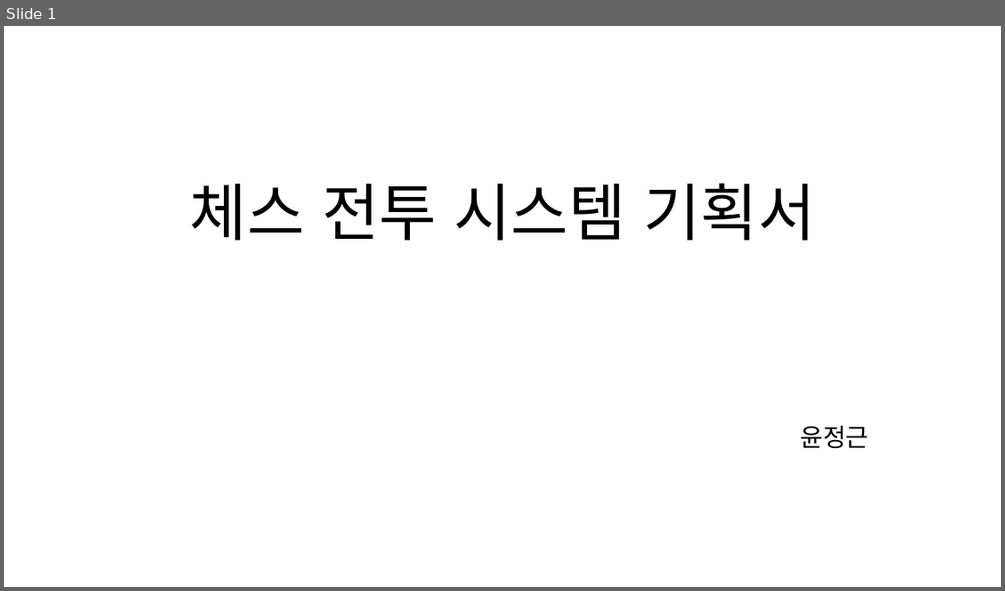
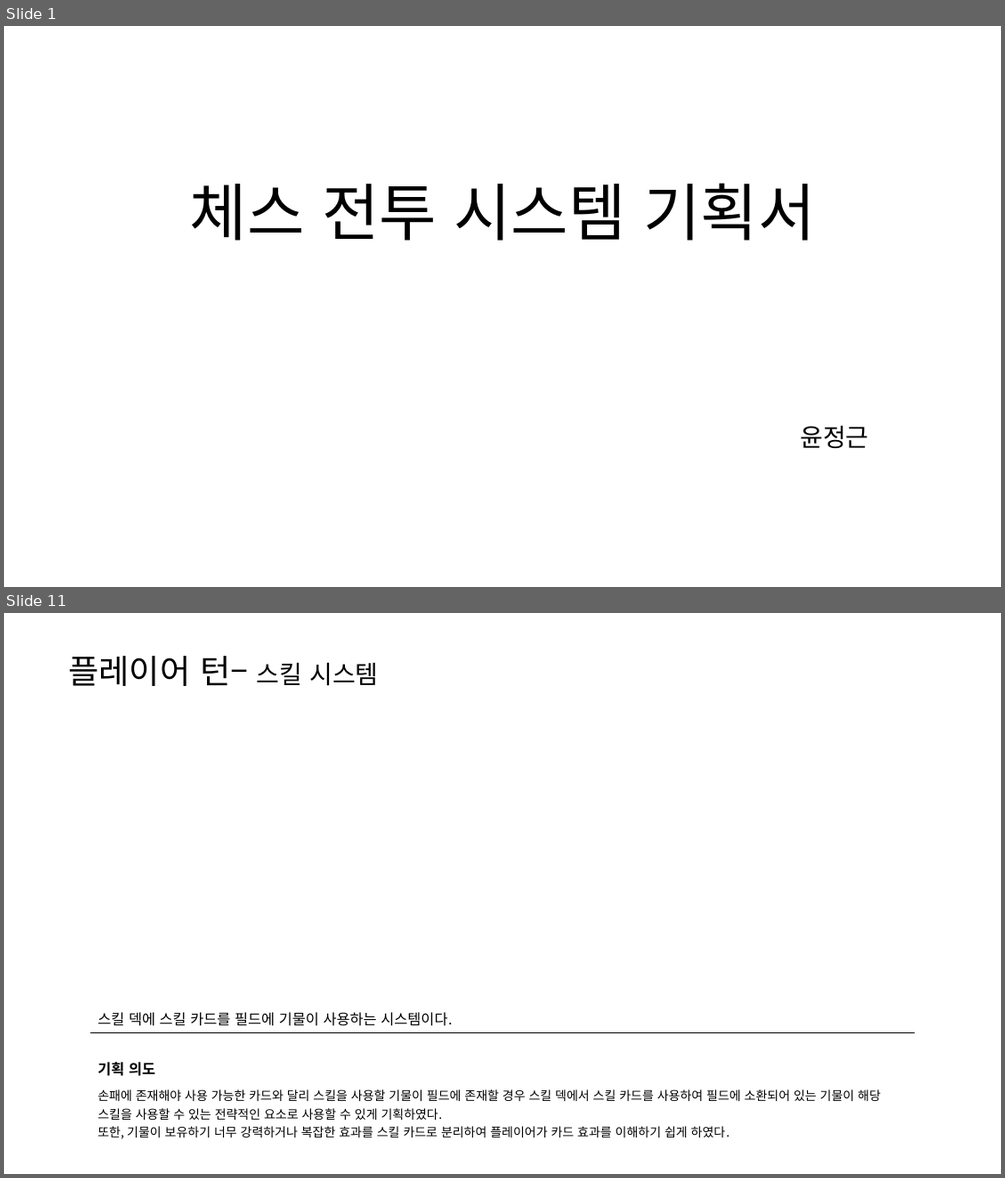
Before and after one commit to yjk0401/unityenginebasic_9th, a slide deck: 기획/체스/체스 전투 시스템 기획서.pptx. Shown one above the other, each under a label of ours: slide 1 before the commit, slides 1 and 11 after it; the slides between them are not shown. The pictures are 1005x591 and 1005x1178 pixels, drawn with LibreOffice and Linux fonts; fonts in the diff are those of the drawing. Boxes give left, top, right and bottom in pixels: in the first picture for what was removed or moved away, otherwise in the second. Text is boxed around its words. In the diff, an @@ line names an element or a change of style, - is before the commit and + after.

```diff
--- a/기획/체스/체스 전투 시스템 기획서.pptx
+++ b/기획/체스/체스 전투 시스템 기획서.pptx
@@ slide 11 added at box(4, 613, 1001, 1174), background #FFFFFF @@
@@ text added at box(68, 656, 378, 686), 32 pt, text #000000 @@
+플레이어 턴– 스킬 시스템
@@ table added at box(90, 1004, 914, 1143), 3 rows, 1 columns @@
+스킬 덱에 스킬 카드를 필드에 기물이 사용하는 시스템이다.
+기획 의도
+손패에 존재해야 사용 가능한 카드와 달리 스킬을 사용할 기물이 필드에 존재할 경우 스킬 덱에서 스킬 카드를 사용하여 필드에 소환되어 있는 기물이 해당 스킬을 사용할 수 있는 전략적인 요소로 사용할 수 있게 기획하였다. / 또한, 기물이 보유하기 너무 강력하거나 복잡한 효과를 스킬 카드로 분리하여 플레이어가 카드 효과를 이해하기 쉽게 하였다.
```
Also in this commit, not shown: 3 slides changed, 6 other slides added, 1 other file.
